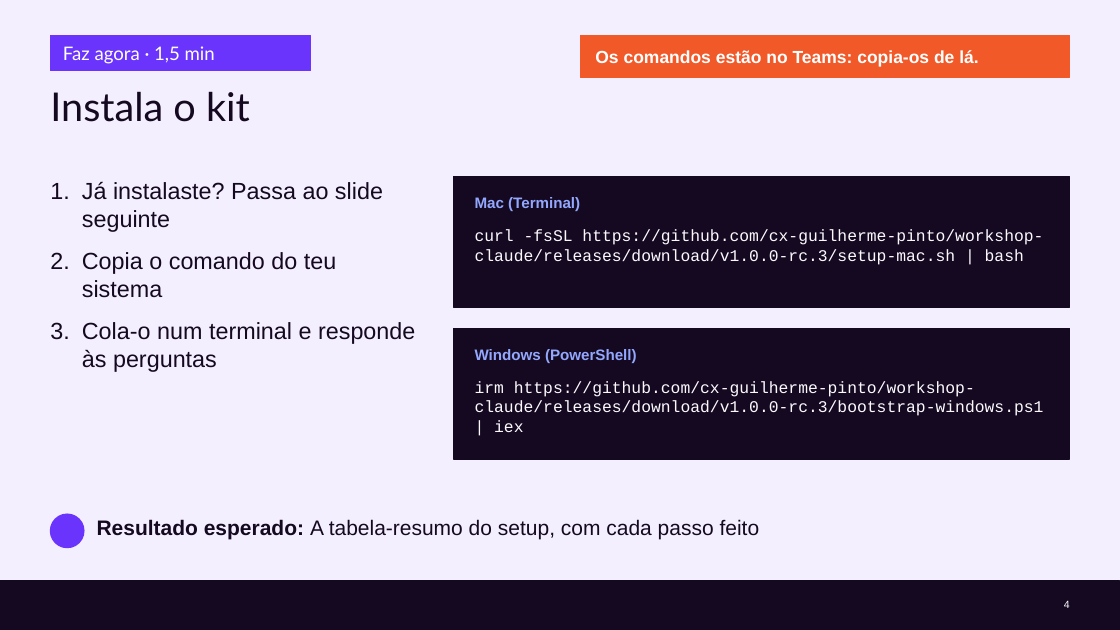
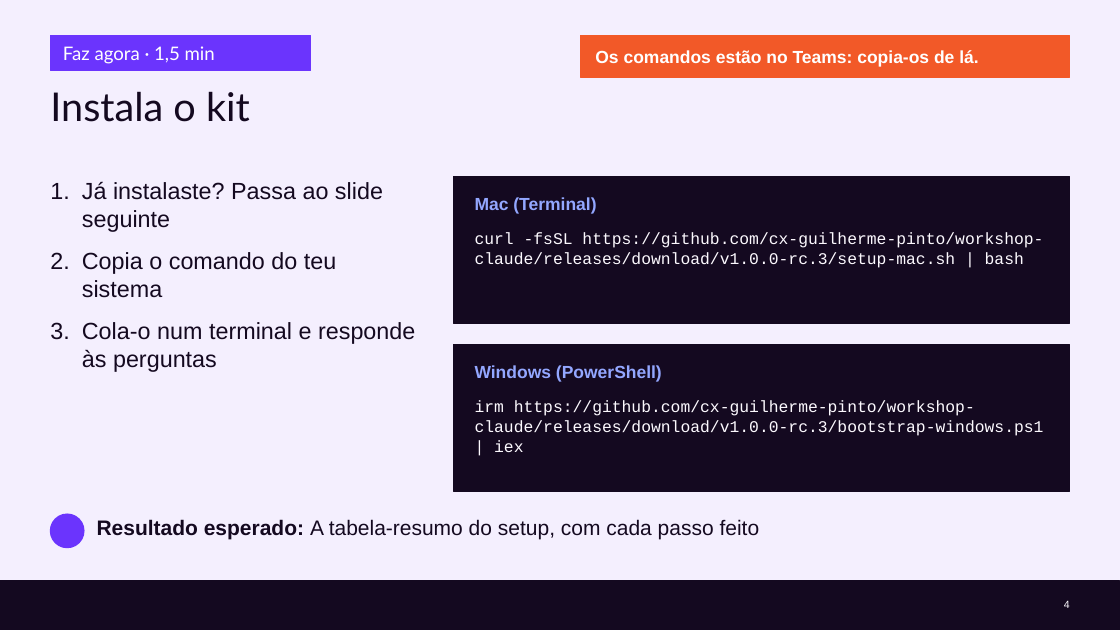
Before and after one commit to cx-guilherme-pinto/workshop-claude, a slide deck: slide 4 of slides/workshop.pptx. Drawn at 1120x630 pixels with LibreOffice and Linux fonts; fonts in the diff are those of the drawing; background and template pictures are left out. Boxes give left, top, right and bottom in pixels: in the first picture for what was removed or moved away, otherwise in the second. Text is boxed around its words. In the diff, an @@ line names an element or a change of style, - is before the commit and + after.

```diff
--- a/slides/workshop.pptx
+++ b/slides/workshop.pptx
@@ rectangle: place and size @@
-rectangle at (454, 176, 1070, 308)
+rectangle at (454, 176, 1070, 323)
@@ text "Mac (Terminal)" at (475, 197, 596, 214): size 13 to 15 pt @@
@@ rectangle: place and size @@
-rectangle at (454, 329, 1070, 460)
+rectangle at (454, 344, 1070, 492)
@@ text "Windows (PowerShell)" at (475, 365, 662, 382): size 13 to 15 pt @@
@@ text "Windows (PowerShell)": place and size @@
-text "Windows (PowerShell)" at (475, 349, 637, 363)
+text "Windows (PowerShell)" at (475, 365, 662, 382)
@@ text "irm https://github.com/cx-guilherme-pinto/workshop-claude/re ...": place and size @@
-text "irm https://github.com/cx-guilherme-pinto/workshop-claude/re ..." at (475, 381, 1044, 432)
+text "irm https://github.com/cx-guilherme-pinto/workshop-claude/re ..." at (475, 400, 1044, 452)
```
Also in this commit, not shown: 29 other slides changed, 4 slides added, 7 slides removed, 11 other files.
